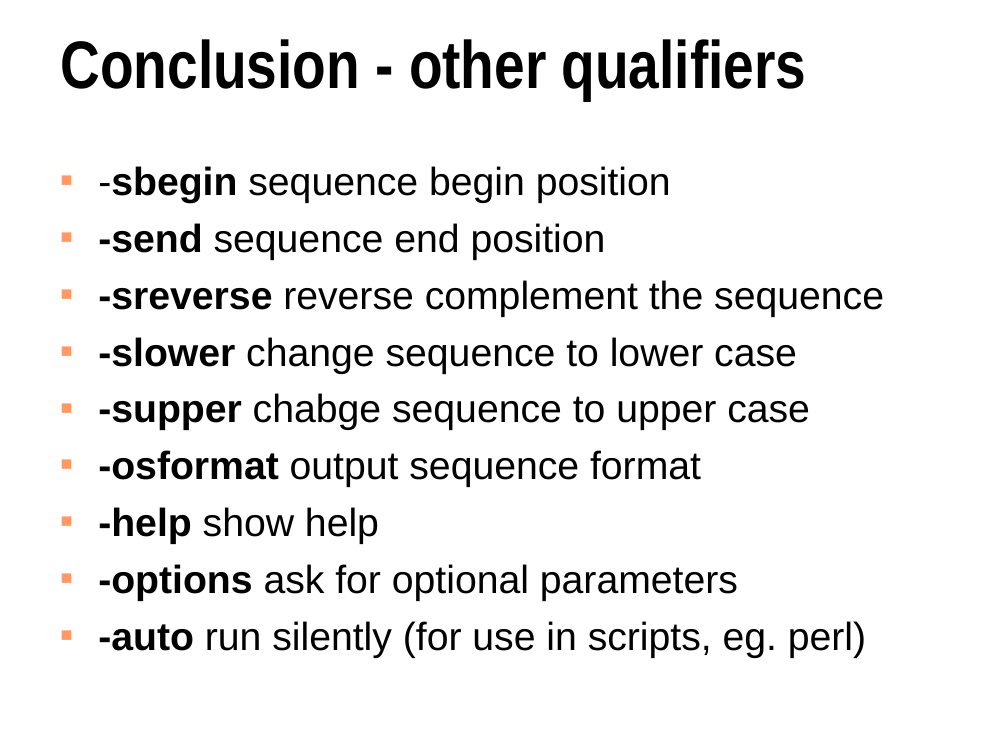
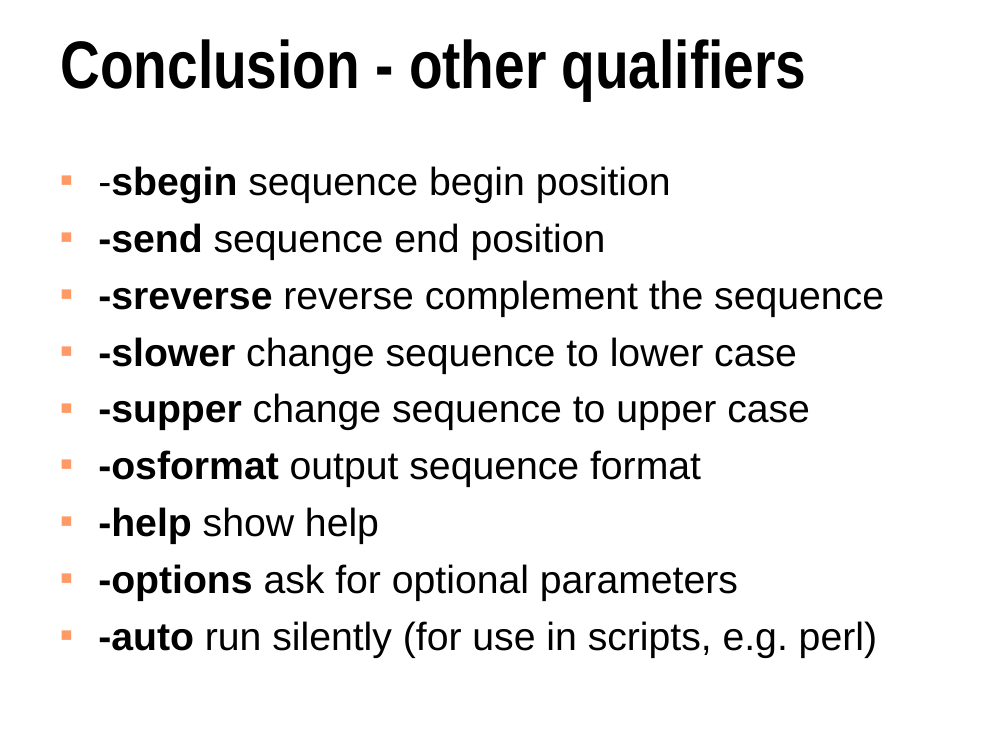
Before and after one commit to OryzaBioinformatics/emboss, a slide deck: slide 27 of doc/tutorials/emboss-talk.ppt. Drawn at 1008x756 pixels with LibreOffice and Linux fonts; fonts in the diff are those of the drawing. Boxes give left, top, right and bottom in pixels: in the first picture for what was removed or moved away, otherwise in the second. Text is boxed around its words. In the diff, an @@ line names an element or a change of style, - is before the commit and + after.

```diff
--- a/doc/tutorials/emboss-talk.ppt
+++ b/doc/tutorials/emboss-talk.ppt
@@ text at (98, 393, 810, 430): text changed @@
-■ -supper chabge sequence to upper case
+■ -supper change sequence to upper case
@@ text at (98, 621, 877, 658): text changed @@
-■ -auto run silently (for use in scripts, eg. perl)
+■ -auto run silently (for use in scripts, e.g. perl)
```
Also in this commit, not shown: 2 other slides changed, 10 other files.
